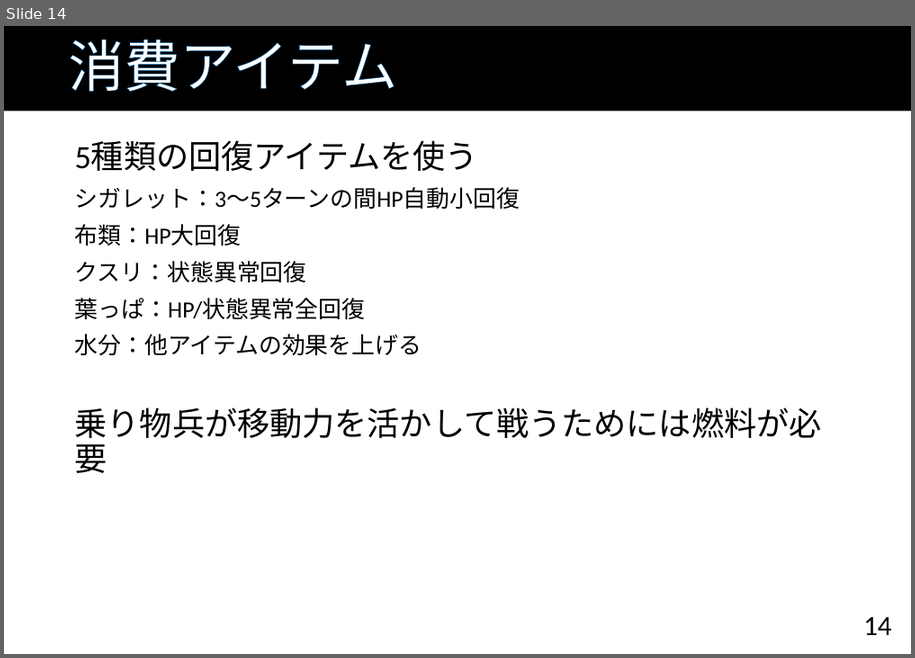
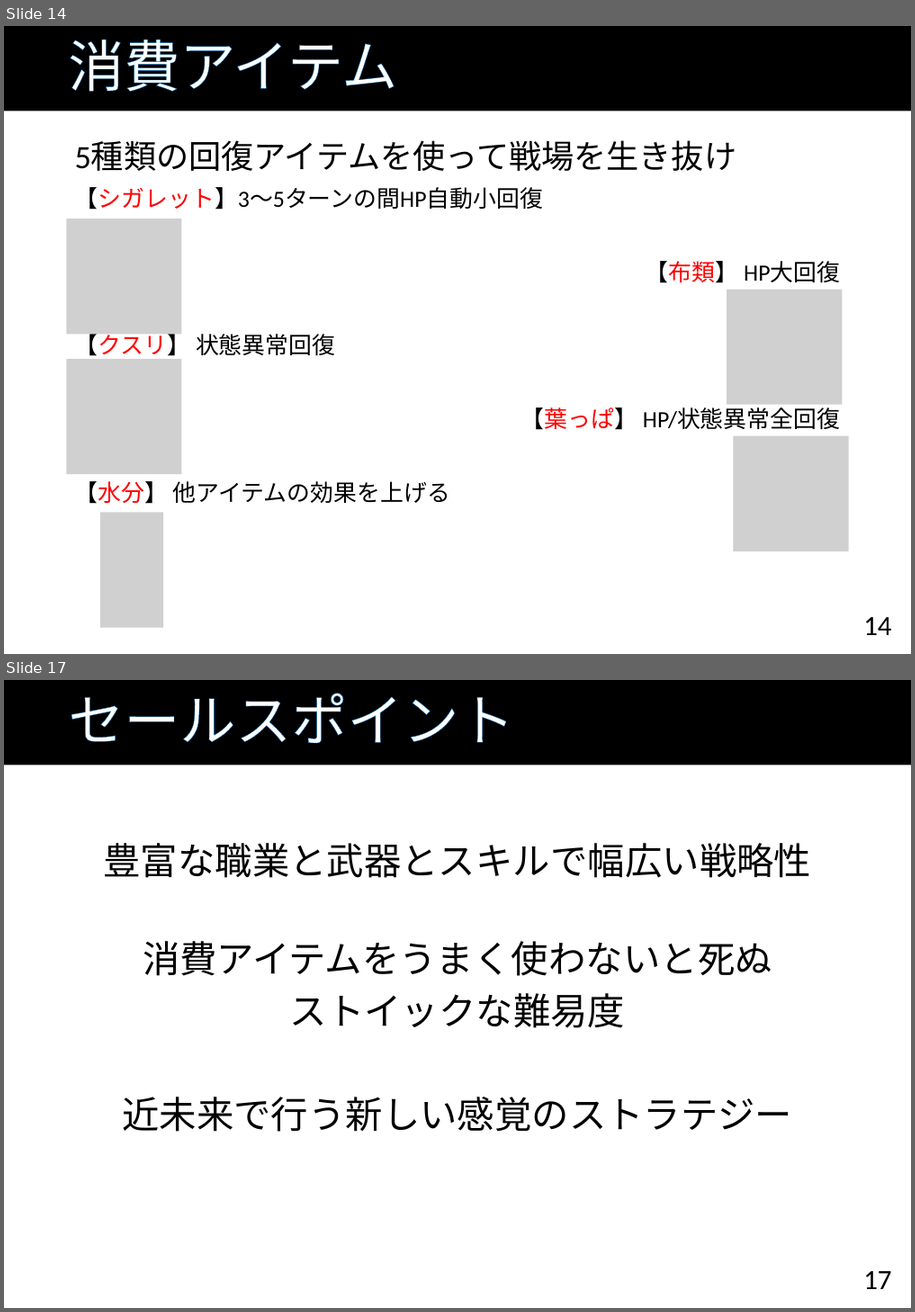
Before and after one commit to TaigaMizunuma/FreewheelExciter, a slide deck: Godlibrary/powerpoint/FE_proposal_ver0.5.pptx. Shown one above the other, each under a label of ours: slide 14 before the commit, slides 14 and 17 after it; the slides between them are not shown. The pictures are 915x658 and 915x1312 pixels, drawn with LibreOffice and Linux fonts; fonts in the diff are those of the drawing; grey boxes stand for pictures; background and template pictures are left out. Boxes give left, top, right and bottom in pixels: in the first picture for what was removed or moved away, otherwise in the second. Text is boxed around its words. In the diff, an @@ line names an element or a change of style, - is before the commit and + after.

```diff
--- a/Godlibrary/powerpoint/FE_proposal_ver0.5.pptx
+++ b/Godlibrary/powerpoint/FE_proposal_ver0.5.pptx
@@ slide 17 added at [4,680,911,1308], background picture (left out) @@
@@ title added at [4,680,911,766], fill #000000, 48 pt, text #FFFFFF @@
+セールスポイント
@@ text added at [104,843,812,1132], 32 pt, text #000000 @@
+豊富な職業と武器とスキルで幅広い戦略性
+消費アイテムをうまく使わないと死ぬ
+ストイックな難易度
+近未来で行う新しい感覚のストラテジー
@@ page number added at [864,1271,891,1289], 24 pt, text #000000 @@
+17
@@ slide 14 changed as well @@
@@ text at [75,141,840,504]: text changed @@
-5種類の回復アイテムを使う
-シガレット：3～5ターンの間HP自動小回復
-布類：HP大回復
-クスリ：状態異常回復
-葉っぱ：HP/状態異常全回復
-水分：他アイテムの効果を上げる
-乗り物兵が移動力を活かして戦うためには燃料が必要
+5種類の回復アイテムを使って戦場を生き抜け
+【シガレット】3～5ターンの間HP自動小回復
+【布類】 HP大回復
+【クスリ】 状態異常回復
+【葉っぱ】 HP/状態異常全回復
+【水分】 他アイテムの効果を上げる
@@ picture added at [66,219,181,335] @@
@@ picture added at [727,289,843,405] @@
@@ picture added at [66,359,181,475] @@
@@ picture added at [734,436,849,552] @@
@@ picture added at [100,513,164,628] @@
```
Also in this commit, not shown: 14 other slides changed, 5 other files.
